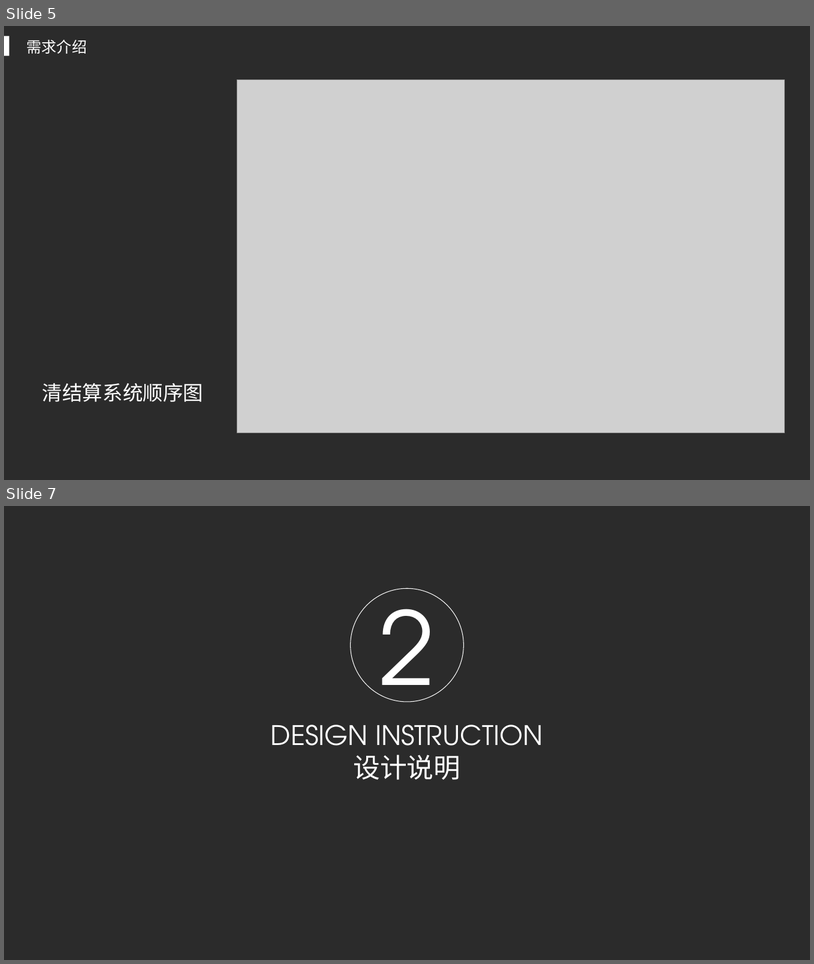
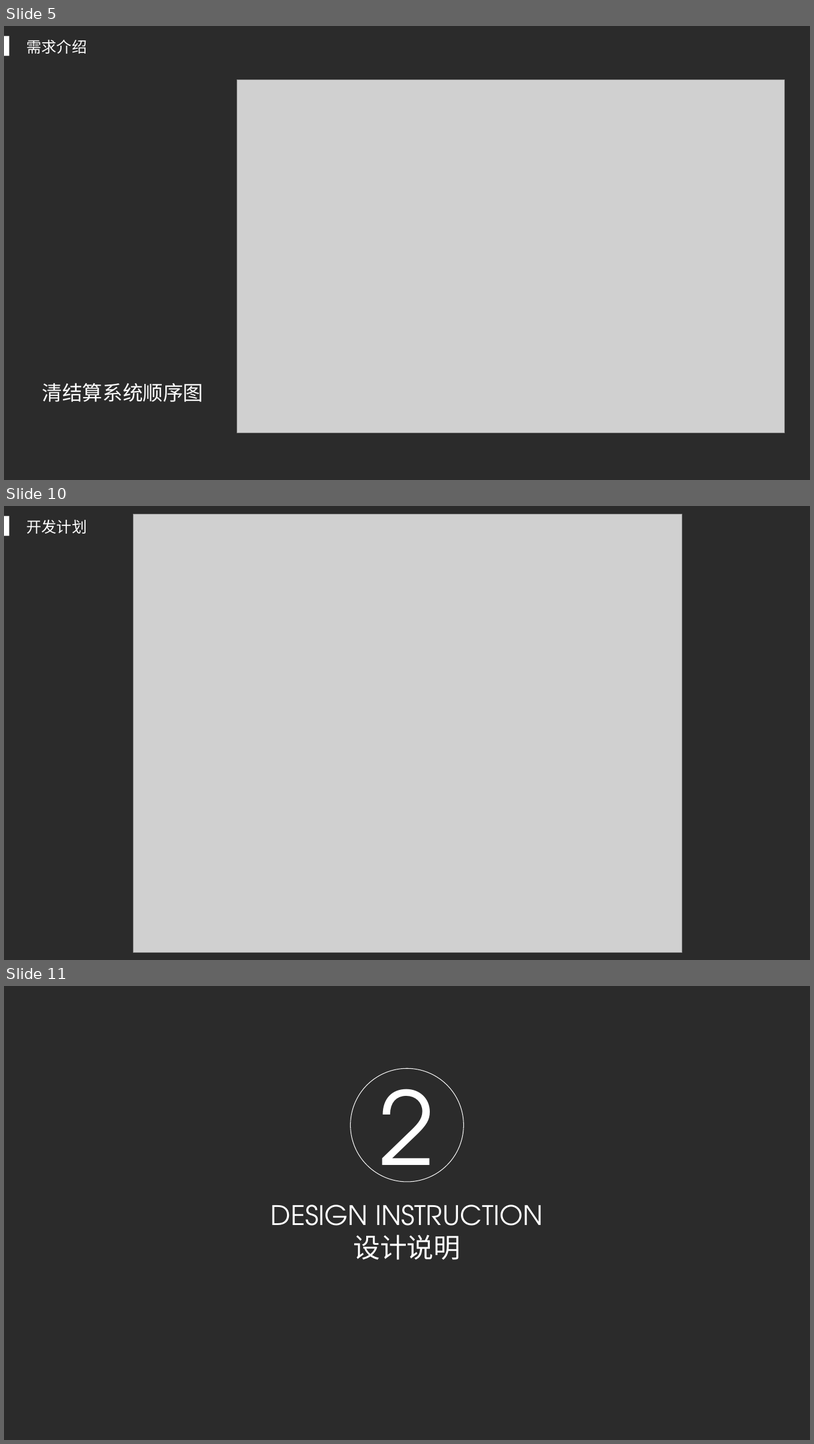
Before and after one commit to AngusMonroe/ClearSettlementSystem, a slide deck: paper/xjx/展示.pptx. Shown one above the other, each under a label of ours: slides 5 and 7 before the commit, slides 5, 10 and 11 after it; the slides between them are not shown. The pictures are 814x964 and 814x1444 pixels, drawn with LibreOffice and Linux fonts; fonts in the diff are those of the drawing; grey boxes stand for pictures; background and template pictures are left out; a plain dark background stands for a picture behind light text. Boxes give left, top, right and bottom in pixels: in the first picture for what was removed or moved away, otherwise in the second. Text is boxed around its words. In the diff, an @@ line names an element or a change of style, - is before the commit and + after.

```diff
--- a/paper/xjx/展示.pptx
+++ b/paper/xjx/展示.pptx
@@ slide 10 added at bbox=[4, 506, 810, 960], background picture (left out) @@
@@ rectangle added at bbox=[4, 516, 9, 536], fill #FFFFFF @@
@@ text added at bbox=[27, 520, 87, 534], 18 pt, text #FFFFFF @@
+开发计划
@@ picture added at bbox=[134, 514, 682, 952] @@
@@ what was slide 7 is now slide 11 @@
```
Also in this commit, not shown: 7 slides changed, 3 other slides added, 3 other files.
